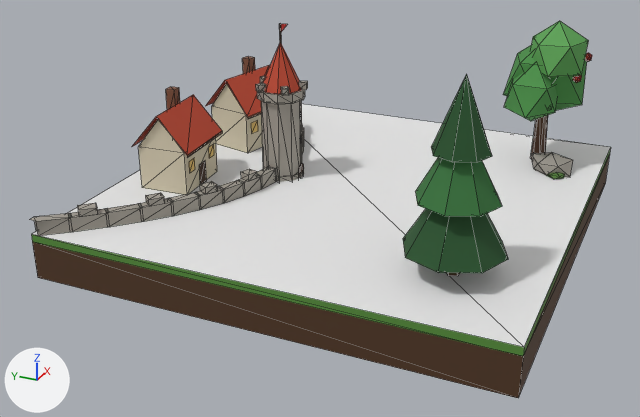
The glTF model assets/tiles3d/classic/cap.glb as it was, and as the next commit left it.
Both versions are drawn from a camera (50 mm lens) standing at (-3.47, -1.39, 1.79) and looking at (-0.2, 0.08, 0.15). Every picture has the same lights, and +X, +Y and +Z are marked at lower left. The picture after the commit comes second. Mesh edges are drawn as thin lines. Vertices at exactly the same position are counted once.

The first picture shows 'cap'.
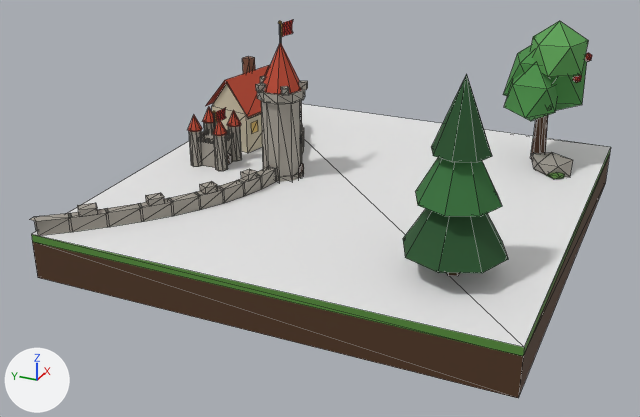
Location of each change, (x1, y1, x2, y2) in pixels of the pictures (640 x 417 px; the box of a moved part takes in the faces that stretch with it):
'cap', reshaped
    before: (29, 21, 611, 398)
    after: (29, 19, 611, 398)
part 1 of me_cap, moved or reshaped
    before: (166, 87, 180, 110)
    after: (201, 133, 233, 168)
part 2 of me_cap, added
    after: (228, 126, 242, 161)
part 3 of me_cap, added (mostly hidden)
    after: (204, 122, 216, 134)
part 4 of me_cap, added
    after: (213, 119, 227, 136)
part 5 of me_cap, added
    after: (227, 110, 241, 127)
part 6 of me_cap, added
    after: (189, 131, 202, 167)
part 7 of me_cap, added
    after: (203, 107, 214, 123)
part 8 of me_cap, added
    after: (188, 115, 202, 132)
part 9 of me_cap, added
    after: (281, 19, 293, 37)
part 10 of me_cap, added
    after: (215, 107, 226, 123)
part 11 of me_cap, deleted
    before: (199, 161, 207, 184)
part 12 of me_cap, deleted
    before: (189, 158, 195, 173)
part 13 of me_cap, deleted
    before: (209, 144, 214, 158)
part 14 of me_cap, moved or reshaped
    before: (133, 95, 222, 195)
    after: (214, 135, 228, 171)
part 15 of me_cap, reshaped
    before: (281, 24, 287, 32)
    after: (278, 21, 282, 43)

Patch to the scene script:
```diff
--- a/assets/tiles3d/classic/cap.glb.py
+++ b/assets/tiles3d/classic/cap.glb.py
@@ me_cap @@
 # used by ob_cap; location = (0.0, 0.0, 0.0)
-me_cap.from_pydata(...)  # 723 vertices, 958 faces; spans x -1.0..1.0, y -1.0..1.0, z 0.0..0.96
+me_cap.from_pydata(...)  # 1021 vertices, 1412 faces; spans x -1.0..1.0, y -1.0..1.0, z 0.0..0.96
+# me_cap part 1: the loose piece of 8 vertices spanning x -0.22..-0.17, y 0.79..0.84, z 0.47..0.61 is scaled about its middle by (3.03, 3.03, 0.886), then moved by (0.19, -0.09, -0.28)
+# me_cap part 2: a new loose piece, an 8-sided cylinder along z spanning x 0.038..0.098, y 0.622..0.682, z 0.2..0.38, in mat_tileatlas
+# me_cap part 3: a new loose piece, an 8-sided cylinder along z spanning x 0.038..0.098, y 0.758..0.818, z 0.2..0.38, in mat_tileatlas
+# me_cap part 4: a new loose piece, an 8-sided cone pointing to +z spanning x -0.104..-0.032, y 0.616..0.688, z 0.38..0.454, in mat_tileatlas
+# me_cap part 5: a new loose piece, an 8-sided cone pointing to +z spanning x 0.032..0.104, y 0.616..0.688, z 0.38..0.454, in mat_tileatlas
+# me_cap part 6: a new loose piece, an 8-sided cylinder along z spanning x -0.098..-0.038, y 0.758..0.818, z 0.2..0.38, in mat_tileatlas
+# me_cap part 7: a new loose piece, an 8-sided cone pointing to +z spanning x 0.032..0.104, y 0.752..0.824, z 0.38..0.454, in mat_tileatlas
+# me_cap part 8: a new loose piece, an 8-sided cone pointing to +z spanning x -0.104..-0.032, y 0.752..0.824, z 0.38..0.454, in mat_tileatlas
+# me_cap part 9: a new loose piece of 21 vertices spanning x 0.0..0.12, y 0.35..0.36, z 0.84..0.91, in mat_tileatlas
+# me_cap part 10: a new loose piece of 21 vertices spanning x 0.0..0.1, y 0.71..0.72, z 0.39..0.45, in mat_tileatlas
+# me_cap part 11: the loose piece of 4 vertices spanning x -0.28..-0.22, y 0.64, z 0.2..0.3 is deleted
+# me_cap part 12: the loose piece of 4 vertices spanning x -0.37..-0.32, y 0.63..0.64, z 0.3..0.35 is deleted
+# me_cap part 13: the loose piece of 4 vertices spanning x -0.18..-0.13, y 0.65, z 0.3..0.35 is deleted
+# me_cap part 14: 17 vertices removed from x -0.44..-0.08, y 0.61..0.91, z 0.2..0.56; 15 vertices added at x -0.1..-0.04, y 0.62..0.68, z 0.2..0.38
+# me_cap part 15: 2 vertices removed from x 0.0..0.07, y 0.36, z 0.87..0.89; 13 vertices added at x -0.01..0.01, y 0.35..0.37, z 0.81..0.92
+# other edits to the shape of me_cap do not show in these pictures
 me_cap.materials.append(mat_tileface)
```
